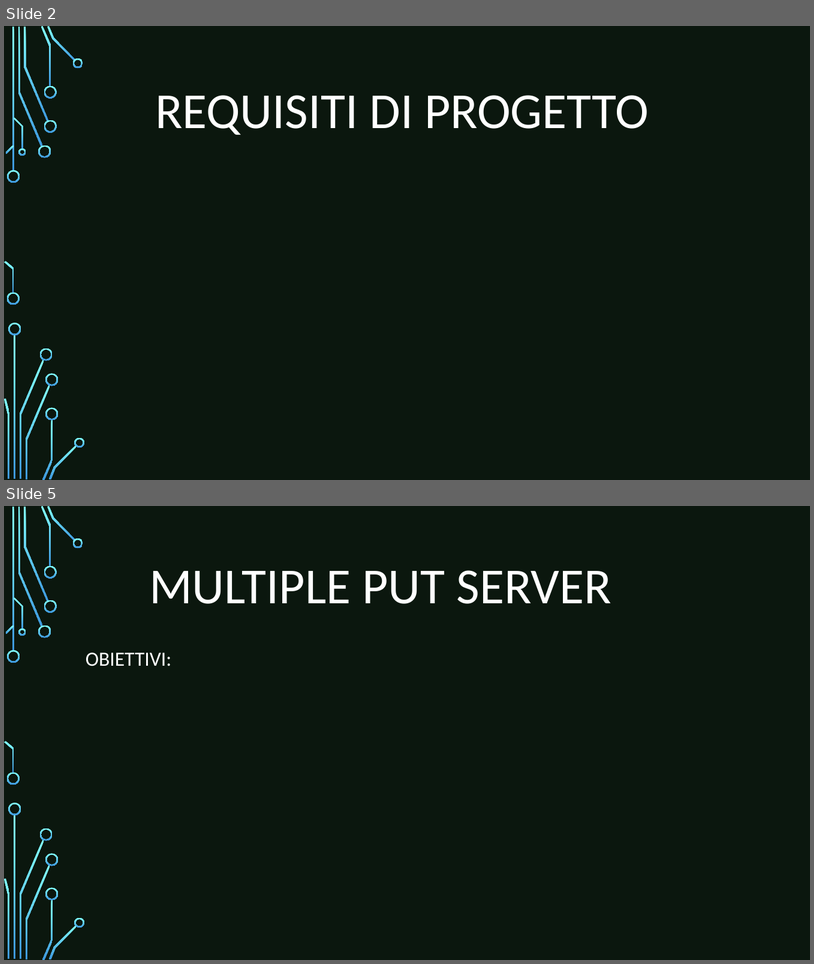
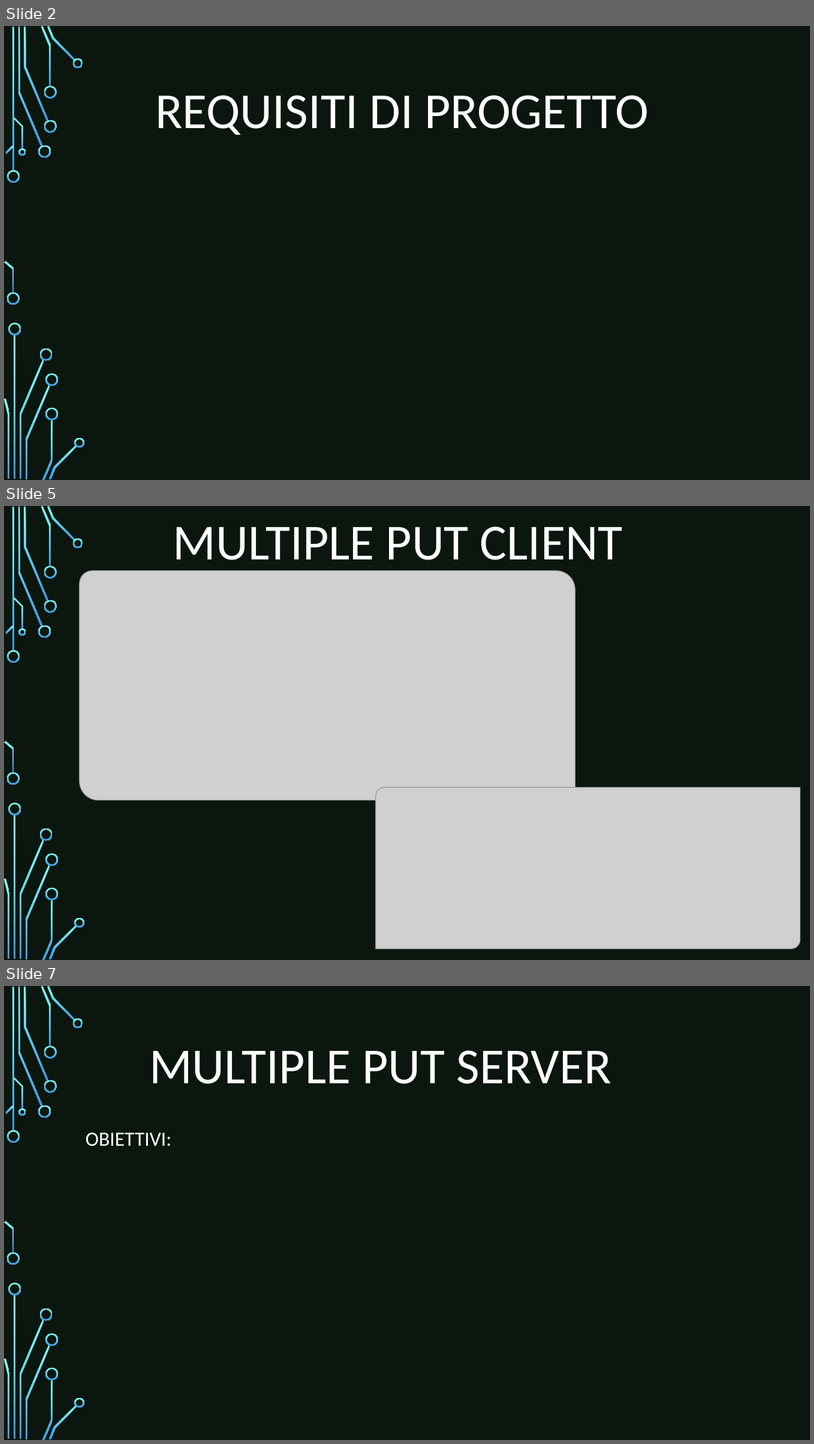
Before and after one commit to FlippaFloppa/Reti-di-Calcolatori-gruppo-Lore, a slide deck: Esercitazione_2/esercitazione2.pptx. Shown one above the other, each under a label of ours: slides 2 and 5 before the commit, slides 2, 5 and 7 after it; the slides between them are not shown. The pictures are 814x964 and 814x1444 pixels, drawn with LibreOffice and Linux fonts; fonts in the diff are those of the drawing; grey boxes stand for pictures; background and template pictures are left out. Boxes give left, top, right and bottom in pixels: in the first picture for what was removed or moved away, otherwise in the second. Text is boxed around its words. In the diff, an @@ line names an element or a change of style, - is before the commit and + after.

```diff
--- a/Esercitazione_2/esercitazione2.pptx
+++ b/Esercitazione_2/esercitazione2.pptx
@@ slide 5 added at (4, 506, 810, 960), background picture (left out); not listed: 17 template elements that a slide beside it also shows @@
@@ rectangle added at (4, 506, 810, 960), fill #0B170E @@
@@ title added at (173, 526, 623, 571), 60 pt, text #FFFFFF @@
+MULTIPLE PUT CLIENT
@@ picture added at (80, 571, 576, 800) @@
@@ picture added at (376, 787, 801, 949) @@
@@ group added at (4, 506, 84, 960): 24 freeform shapes, 2 rectangles @@
@@ what was slide 5 is now slide 7 @@
```
Also in this commit, not shown: 2 slides changed, 2 other slides added, 2 slides removed, 2 other files.
